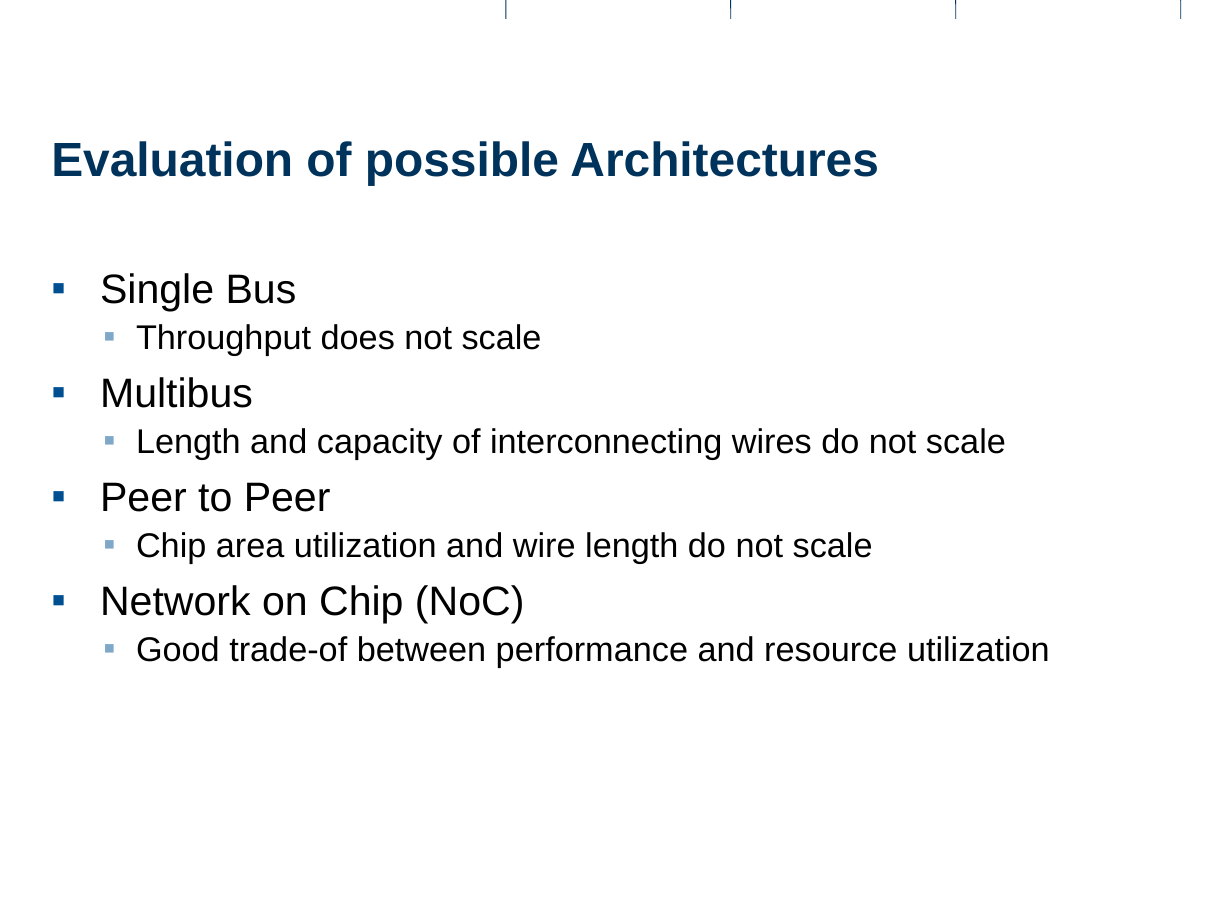
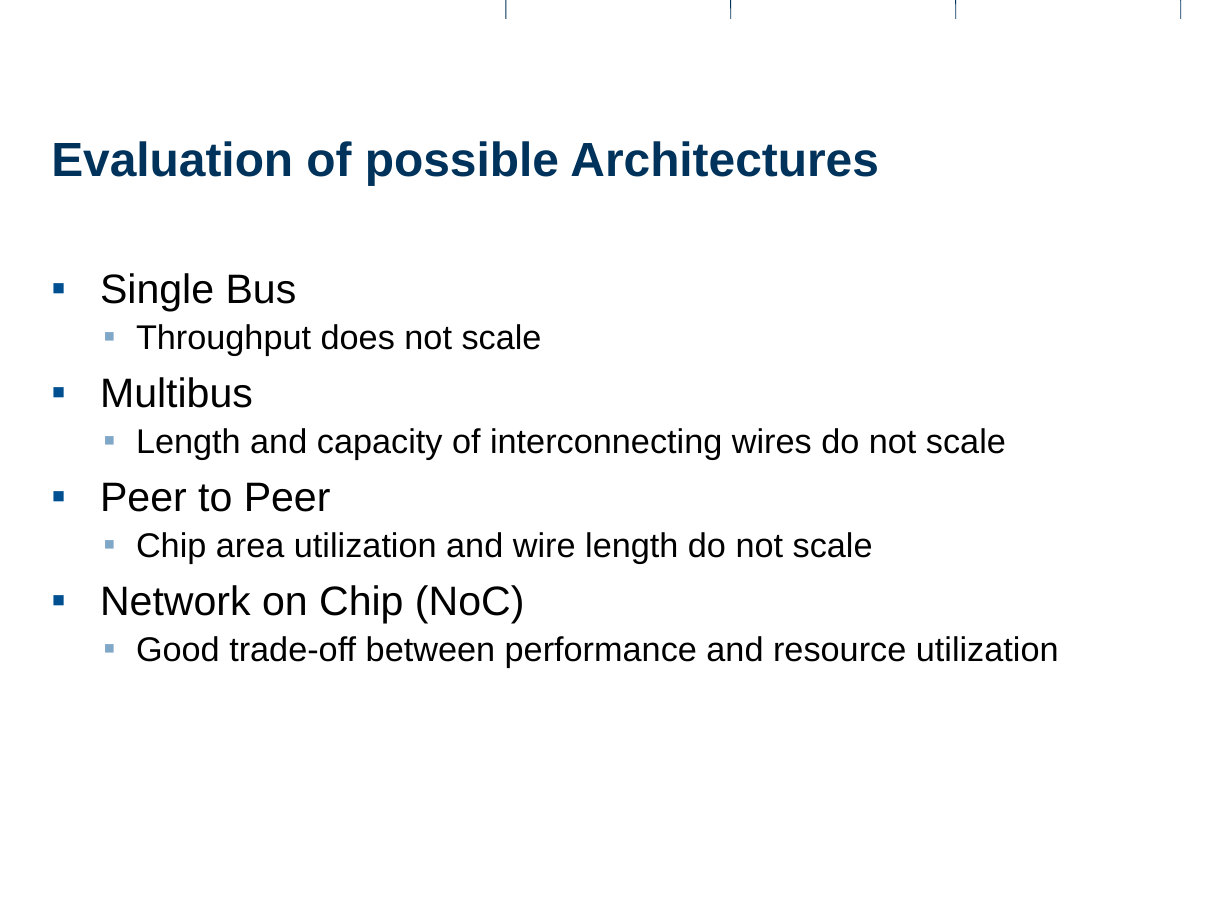
Before and after one commit to rihuber/ma, a slide deck: slide 18 of documents/presentations/intermediate1/intermediate1.odp (slide 10 before the commit). Drawn at 1232x924 pixels with LibreOffice and Linux fonts; fonts in the diff are those of the drawing; background and template pictures are left out. Boxes give left, top, right and bottom in pixels: in the first picture for what was removed or moved away, otherwise in the second. Text is boxed around its words. In the diff, an @@ line names an element or a change of style, - is before the commit and + after.

```diff
--- a/documents/presentations/intermediate1/intermediate1.odp
+++ b/documents/presentations/intermediate1/intermediate1.odp
@@ text at <box>136,636,1059,668</box>: text changed @@
-  ▪ Good trade-of between performance and resource utilization
+  ▪ Good trade-off between performance and resource utilization
```
Also in this commit, not shown: 10 other slides changed, 5 slides added, 3 slides removed.
